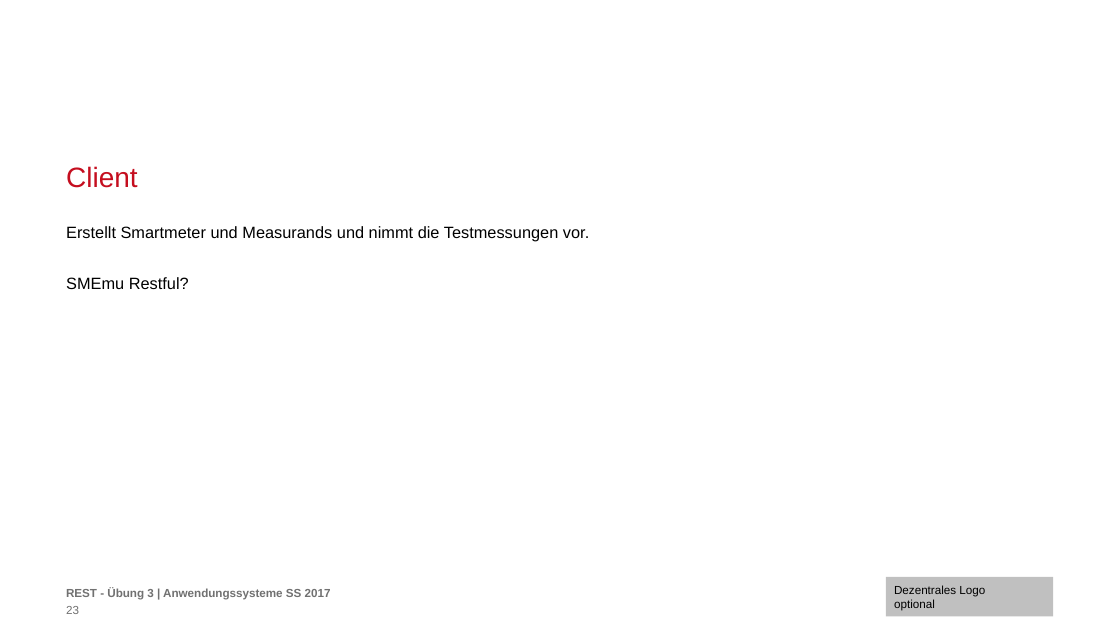
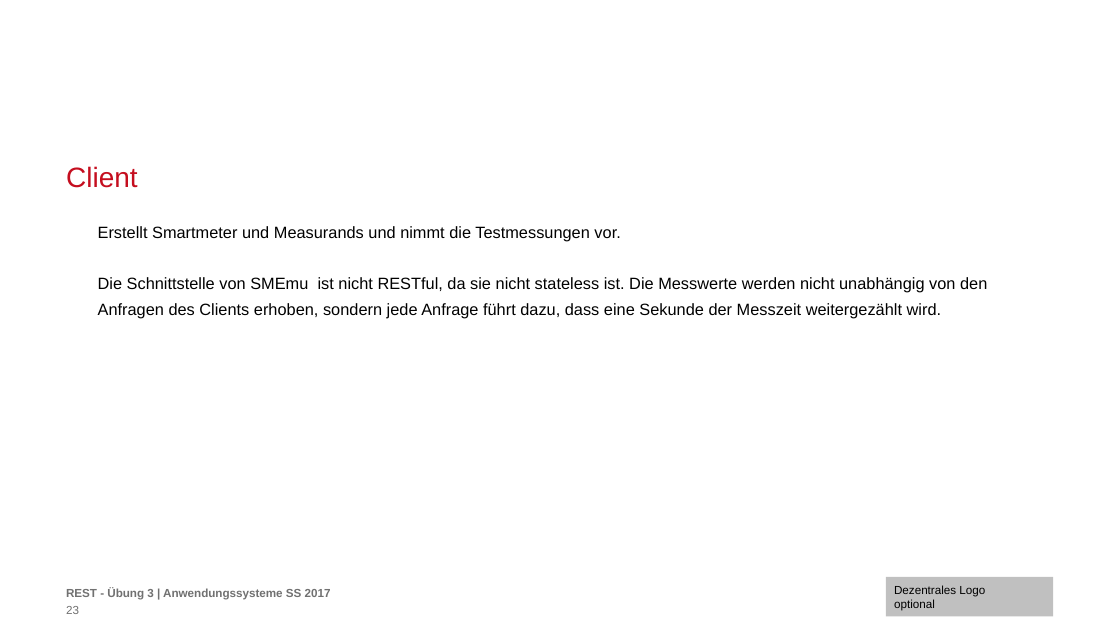
Before and after one commit to jiafug/anwendungssysA3, a slide deck: slide 23 of RESTPräsi.pptx. Drawn at 1120x630 pixels with LibreOffice and Linux fonts; fonts in the diff are those of the drawing; background and template pictures are left out. Boxes give left, top, right and bottom in pixels: in the first picture for what was removed or moved away, otherwise in the second. Text is boxed around its words. In the diff, an @@ line names an element or a change of style, - is before the commit and + after.

```diff
--- a/RESTPräsi.pptx
+++ b/RESTPräsi.pptx
@@ text at [98,277,987,318]: text changed @@
-SMEmu Restful?
+Die Schnittstelle von SMEmu ist nicht RESTful, da sie nicht stateless ist. Die Messwerte werden nicht unabhängig von den Anfragen des Clients erhoben, sondern jede Anfrage führt dazu, dass eine Sekunde der Messzeit weitergezählt wird.
```
Also in this commit, not shown: 1 other slide changed, 1 other file.
